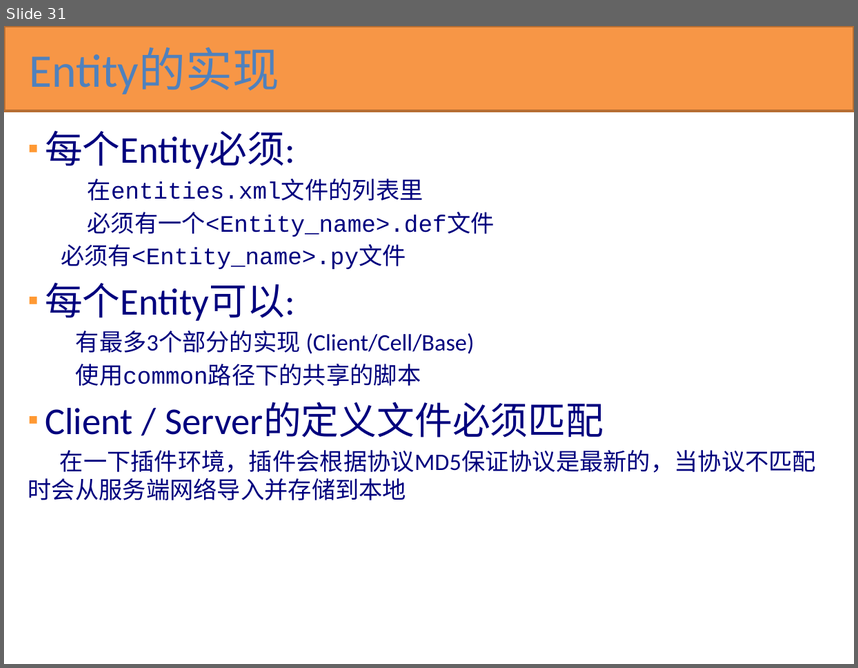
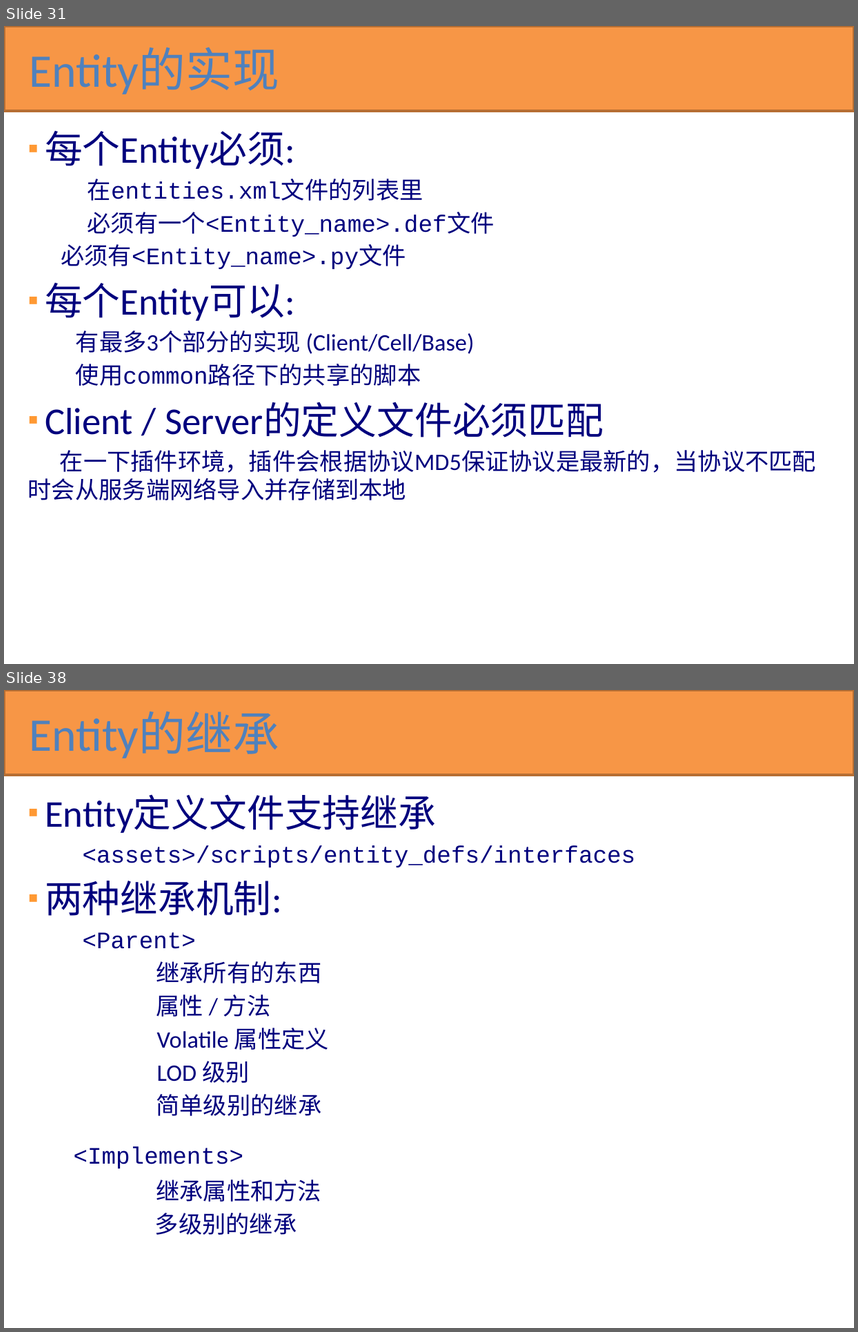
Before and after one commit to kbengine/kbengine_docs, a slide deck: KBEngine技术预览.pptx. Shown one above the other, each under a label of ours: slide 31 before the commit, slides 31 and 38 after it; the slides between them are not shown. The pictures are 858x668 and 858x1332 pixels, drawn with LibreOffice and Linux fonts; fonts in the diff are those of the drawing. Boxes give left, top, right and bottom in pixels: in the first picture for what was removed or moved away, otherwise in the second. Text is boxed around its words. In the diff, an @@ line names an element or a change of style, - is before the commit and + after.

```diff
--- a/KBEngine技术预览.pptx
+++ b/KBEngine技术预览.pptx
@@ slide 38 added at [4,690,854,1328], background #FFFFFF @@
@@ rectangle added at [4,690,854,775], fill #F79646, outline #B76F34 2 pt @@
@@ title added at [30,712,279,758], 39.6 pt, text #4F81BD @@
+Entity的继承
@@ text added at [45,795,636,1234], 20 pt, text #00007D @@
+▪ Entity定义文件支持继承
+  <assets>/scripts/entity_defs/interfaces
+▪ 两种继承机制:
+  <Parent>
+  继承所有的东西
+  属性 / 方法
+  Volatile 属性定义
+  LOD 级别
+  简单级别的继承
+<Implements>
+    继承属性和方法
+    多级别的继承
```
Also in this commit, not shown: 1 slide changed, 18 other slides added.
